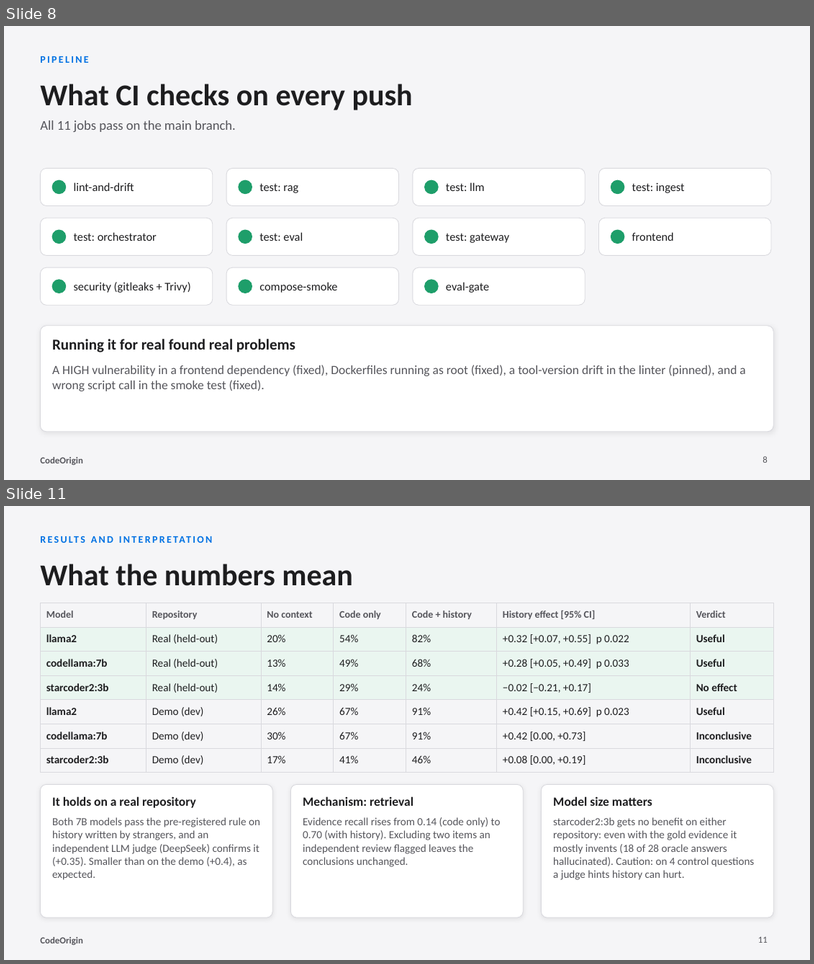
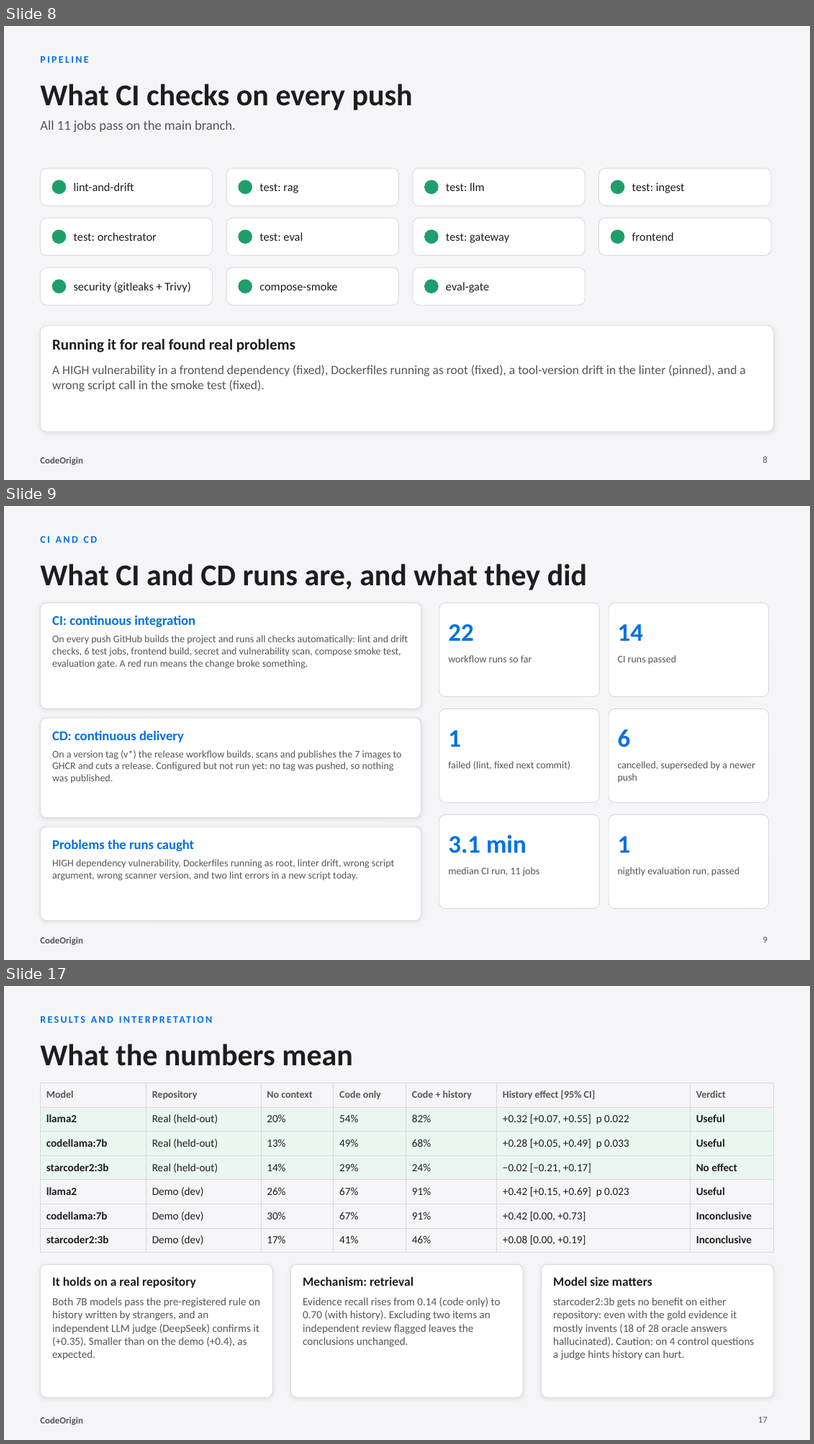
Before and after one commit to IATESPAGHETTI/Code_Origin, a slide deck: docs/CodeOrigin_presentation.pptx. Shown one above the other, each under a label of ours: slides 8 and 11 before the commit, slides 8, 9 and 17 after it; the slides between them are not shown. The pictures are 814x964 and 814x1444 pixels, drawn with LibreOffice and Linux fonts; fonts in the diff are those of the drawing. Boxes give left, top, right and bottom in pixels: in the first picture for what was removed or moved away, otherwise in the second. Text is boxed around its words. In the diff, an @@ line names an element or a change of style, - is before the commit and + after.

```diff
--- a/docs/CodeOrigin_presentation.pptx
+++ b/docs/CodeOrigin_presentation.pptx
@@ slide 9 added at (4,506,810,960), background #F5F5F7; not listed: 1 template element that a slide beside it also shows @@
@@ text added at (40,536,98,543), 12 pt, text #0071E3, bold @@
+CI AND CD
@@ text added at (40,564,587,590), 36 pt, text #1D1D1F, bold @@
+What CI and CD runs are, and what they did
@@ rounded rectangle added at (40,602,422,708), fill #FFFFFF, outline #D9D9DE 0.75 pt @@
@@ rounded rectangle added at (440,602,600,697), fill #FFFFFF, outline #D9D9DE 0.75 pt @@
@@ rounded rectangle added at (609,602,769,697), fill #FFFFFF, outline #D9D9DE 0.75 pt @@
@@ text added at (52,615,196,627), 16 pt, text #0071E3, bold @@
+CI: continuous integration
@@ text added at (52,635,408,669), 12 pt, text #55555B @@
+On every push GitHub builds the project and runs all checks automatically: lint and drift checks, 6 test jobs, frontend build, secret and vulnerability scan, compose smoke test, evaluation gate. A red run means the change broke something.
@@ text added at (448,624,473,641), 30 pt, text #0071E3, bold @@
+22
@@ text added at (618,624,643,641), 30 pt, text #0071E3, bold @@
+14
@@ text added at (448,655,532,662), 12 pt, text #55555B @@
+workflow runs so far
@@ text added at (618,655,676,664), 12 pt, text #55555B @@
+CI runs passed
@@ rounded rectangle added at (40,718,422,818), fill #FFFFFF, outline #D9D9DE 0.75 pt @@
@@ rounded rectangle added at (440,708,600,803), fill #FFFFFF, outline #D9D9DE 0.75 pt @@
@@ rounded rectangle added at (609,708,769,803), fill #FFFFFF, outline #D9D9DE 0.75 pt @@
@@ text added at (52,731,184,742), 16 pt, text #0071E3, bold @@
+CD: continuous delivery
@@ text added at (448,730,461,746), 30 pt, text #0071E3, bold @@
+1
@@ text added at (618,729,631,747), 30 pt, text #0071E3, bold @@
+6
@@ text added at (52,750,402,782), 12 pt, text #55555B @@
+On a version tag (v*) the release workflow builds, scans and publishes the 7 images to GHCR and cuts a release. Configured but not run yet: no tag was pushed, so nothing was published.
@@ text added at (448,761,571,770), 12 pt, text #55555B @@
+failed (lint, fixed next commit)
@@ text added at (618,761,756,782), 12 pt, text #55555B @@
+cancelled, superseded by a newer push
@@ rounded rectangle added at (40,826,422,921), fill #FFFFFF, outline #D9D9DE 0.75 pt @@
@@ rounded rectangle added at (440,815,600,908), fill #FFFFFF, outline #D9D9DE 0.75 pt @@
@@ rounded rectangle added at (609,815,769,908), fill #FFFFFF, outline #D9D9DE 0.75 pt @@
@@ text added at (52,839,194,851), 16 pt, text #0071E3, bold @@
+Problems the runs caught
@@ text added at (448,834,527,853), 30 pt, text #0071E3, bold @@
+3.1 min
@@ text added at (618,836,631,852), 30 pt, text #0071E3, bold @@
+1
@@ text added at (52,859,394,880), 12 pt, text #55555B @@
+HIGH dependency vulnerability, Dockerfiles running as root, linter drift, wrong script argument, wrong scanner version, and two lint errors in a new script today.
@@ text added at (448,867,540,876), 12 pt, text #55555B @@
+median CI run, 11 jobs
@@ text added at (618,867,740,876), 12 pt, text #55555B @@
+nightly evaluation run, passed
@@ page number added at (763,936,767,942), 11 pt, text #55555B @@
+9
@@ what was slide 11 is now slide 17 @@
@@ page number at (759,1417,768,1422): text changed @@
-11
+17
```
Also in this commit, not shown: 1 slide changed, 6 other slides added, 1 slide removed, 19 other files.
